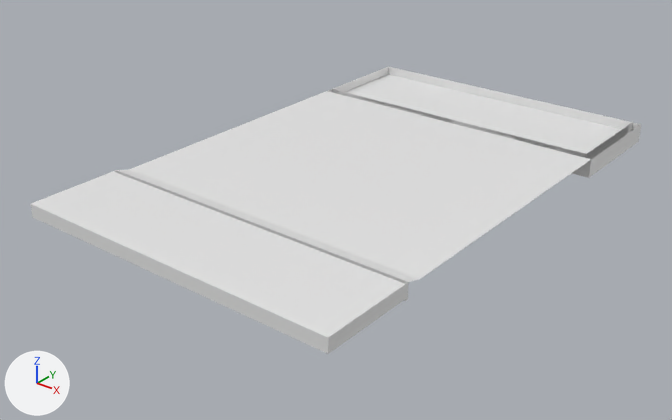
The Blender file University Environment Assets/Road _2.blend as it was, and as the next commit left it.
Both versions are drawn from a 50 mm camera at (6.01, -11.32, 4.08) aimed at (-0.16, -3.61, -0.71). The lights are fixed; the arrows at lower left show +X, +Y and +Z. The first picture is the older version.
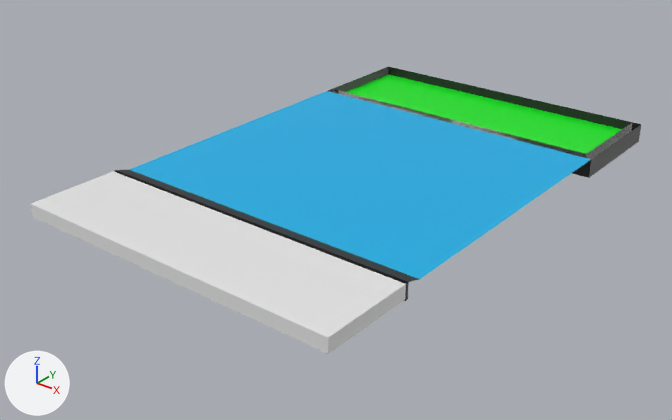
Commit message: Update Road Assets

Pixel boxes (x1, y1, x2, y2) of what changed, in the pictures (672 x 420 px):
part 1 of me_cube, recoloured (white to green): (352, 74, 622, 154) in both
part 2 of me_cube, recoloured (white to green): (346, 75, 390, 94) in both
part 3 of me_cube, recoloured (white to cyan): (129, 91, 591, 279) in both
part 4 of me_cube, recoloured: (114, 169, 419, 301) in both
part 5 of me_cube, recoloured (darker): (586, 123, 641, 178) in both
part 6 of me_cube, recoloured (darker): (328, 67, 388, 94) in both
part 7 of me_cube, recoloured: (339, 91, 591, 178) in both
part 8 of me_cube, recoloured: (388, 67, 632, 129) in both

Patch to the scene script:
```diff
--- a/University Environment Assets/Road _2.blend.py
+++ b/University Environment Assets/Road _2.blend.py
@@ mat_road @@
+mat_road = principled_material('road')
+mat_road.base_color = (0.0, 0.438, 0.8)  # cyan #00b1e7
@@ mat_bloak @@
+mat_bloak = principled_material('Bloak')
+mat_bloak.base_color = (0.0188, 0.0188, 0.0188)  # black #252525
@@ mat_samd @@
+mat_samd = principled_material('samd')
+mat_samd.base_color = (0.0, 0.8, 0.00932)  # green #00e718
@@ me_cube @@
 me_cube.from_pydata(...)  # 122 vertices, 112 faces; spans x -2.01..2.01, y -6.42..0.0, z -0.43..-0.13
 # used by ob_cube; location = (0.0, 0.0, 0.0)
+# me_cube part 1: all 2 faces centred in x -0.03..0.0, y -0.75..-0.06, z -0.31 switch from mat_material (white #e7e7e7) to mat_samd (green #00e718)
+# me_cube part 2: the 1 face centred in x -1.95, y -0.72, z -0.31 switches from mat_material (white #e7e7e7) to mat_samd (green #00e718)
+# me_cube part 3: the 1 face centred in x 0.0, y -3.3, z -0.19 switches from mat_material (white #e7e7e7) to mat_road (cyan #00b1e7)
+# me_cube part 4: 49 of the faces centred in x -2.01..2.01, y -6.21..-5.24, z -0.4..-0.15 switch from mat_material (white #e7e7e7) to mat_bloak (black #252525)
+# me_cube part 5: 6 of the faces centred in x 1.89..2.01, y -0.75..0.0, z -0.43..-0.31 switch from mat_material (white #e7e7e7) to mat_bloak (black #252525)
+# me_cube part 6: 4 of the faces centred in x -2.01..-1.95, y -1.44..-0.69, z -0.43..-0.25 switch from mat_material (white #e7e7e7) to mat_bloak (black #252525)
+# me_cube part 7: 3 of the faces centred in x 0.0, y -1.5..-1.38, z -0.43..-0.31 switch from mat_material (white #e7e7e7) to mat_bloak (black #252525)
+# me_cube part 8: 1 of the faces centred in x -0.06, y 0.0, z -0.25 switch from mat_material (white #e7e7e7) to mat_bloak (black #252525)
+me_cube.materials.append(mat_road)  # cyan #00b1e7
```
